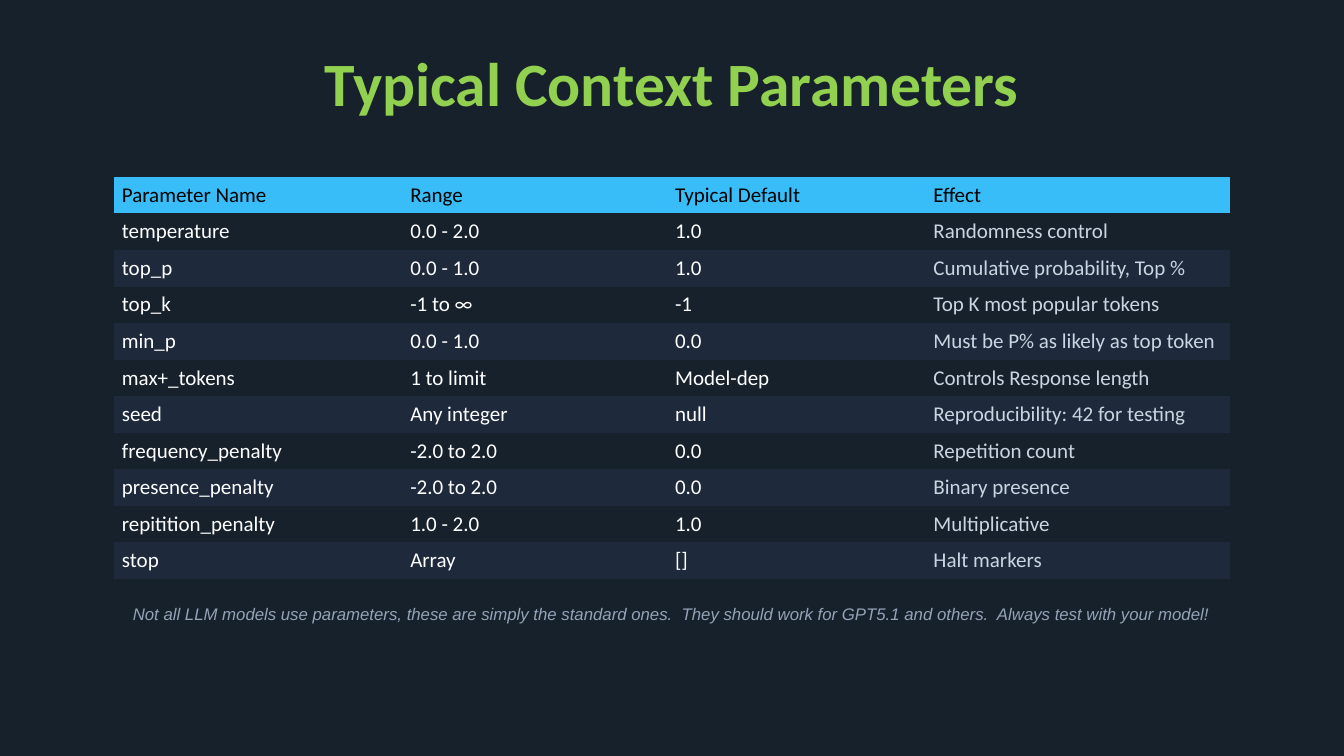
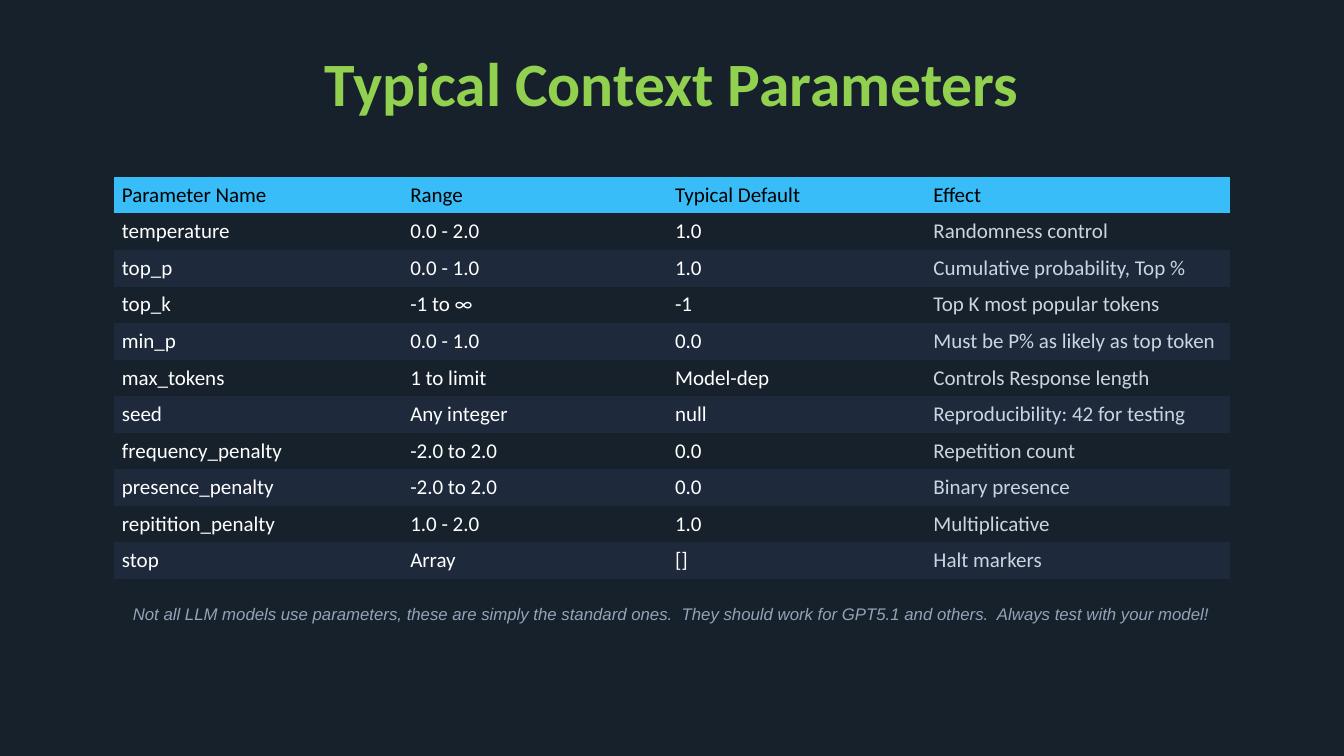
Before and after one commit to 5thgenfinance/full-stack-actuarial, a slide deck: slide 11 of Actuarial Generative Context Engineering Made Simple.pptx. Drawn at 1344x756 pixels with LibreOffice and Linux fonts; fonts in the diff are those of the drawing; background and template pictures are left out. Boxes give left, top, right and bottom in pixels: in the first picture for what was removed or moved away, otherwise in the second. Text is boxed around its words. In the diff, an @@ line names an element or a change of style, - is before the commit and + after.

```diff
--- a/Actuarial Generative Context Engineering Made Simple.pptx
+++ b/Actuarial Generative Context Engineering Made Simple.pptx
@@ table at (114,176,1230,579) @@
-row 6, column 1: max+_tokens
+row 6, column 1: max_tokens
```
Also in this commit, not shown: 5 other slides changed, 2 slides added.
